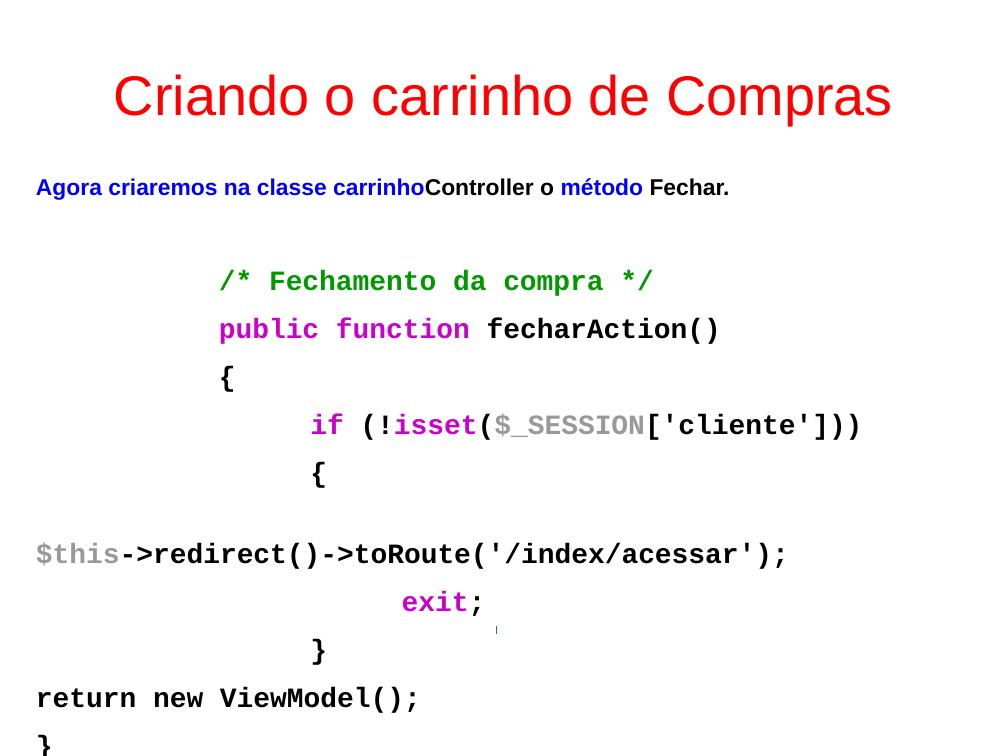
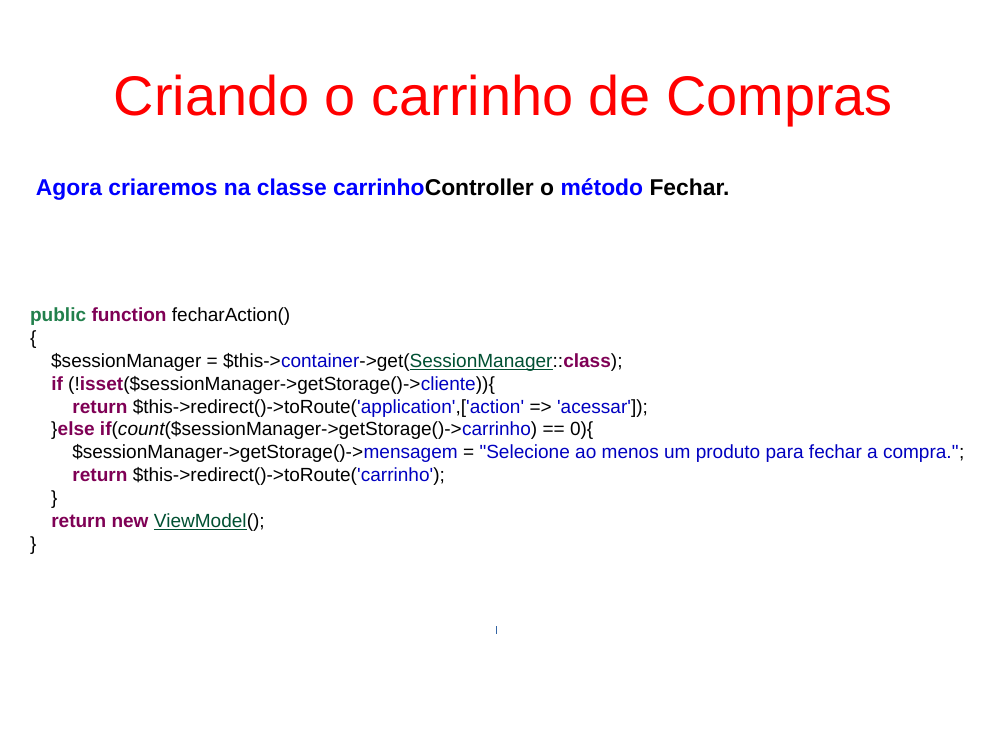
Before and after one commit to fgsl/lojasacme, a slide deck: slide 113 of docs/tutorial.odp (slide 115 before the commit). Drawn at 1008x756 pixels with LibreOffice and Linux fonts; fonts in the diff are those of the drawing. Boxes give left, top, right and bottom in pixels: in the first picture for what was removed or moved away, otherwise in the second. Text is boxed around its words. In the diff, an @@ line names an element or a change of style, - is before the commit and + after.

```diff
--- a/docs/tutorial.odp
+++ b/docs/tutorial.odp
@@ text at [36,270,862,713]: paragraphs removed @@
-/* Fechamento da compra */
-public function fecharAction()
-{
-if (!isset($_SESSION['cliente']))
-{
-$this->redirect()->toRoute('/index/acessar');
-exit;
-}
-return new ViewModel();
-}
@@ text added at [30,307,964,531], 15 pt, text #000000 @@
+public function fecharAction()
+{
+$sessionManager = $this->container->get(SessionManager::class);
+if (!isset($sessionManager->getStorage()->cliente)){
+return $this->redirect()->toRoute('application',['action' => 'acessar']);
+}else if(count($sessionManager->getStorage()->carrinho) == 0){
+$sessionManager->getStorage()->mensagem = "Selecione ao menos um produto para fechar a compra.";
+return $this->redirect()->toRoute('carrinho');
+}
+return new ViewModel();
+}
```
Also in this commit, not shown: 53 other slides changed, 12 slides added, 12 slides removed.
